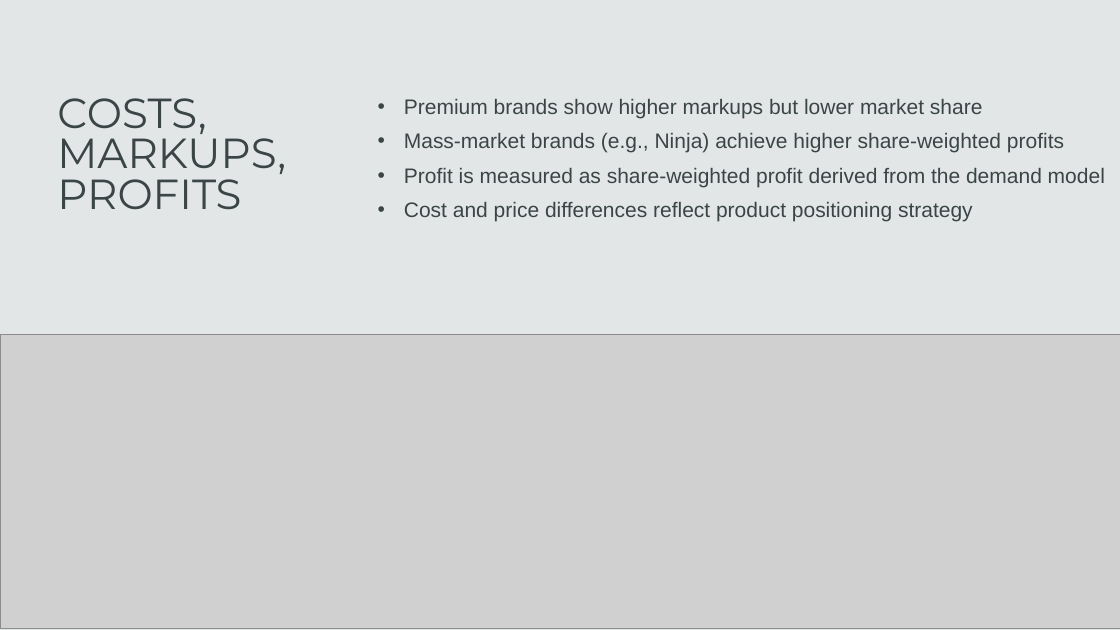
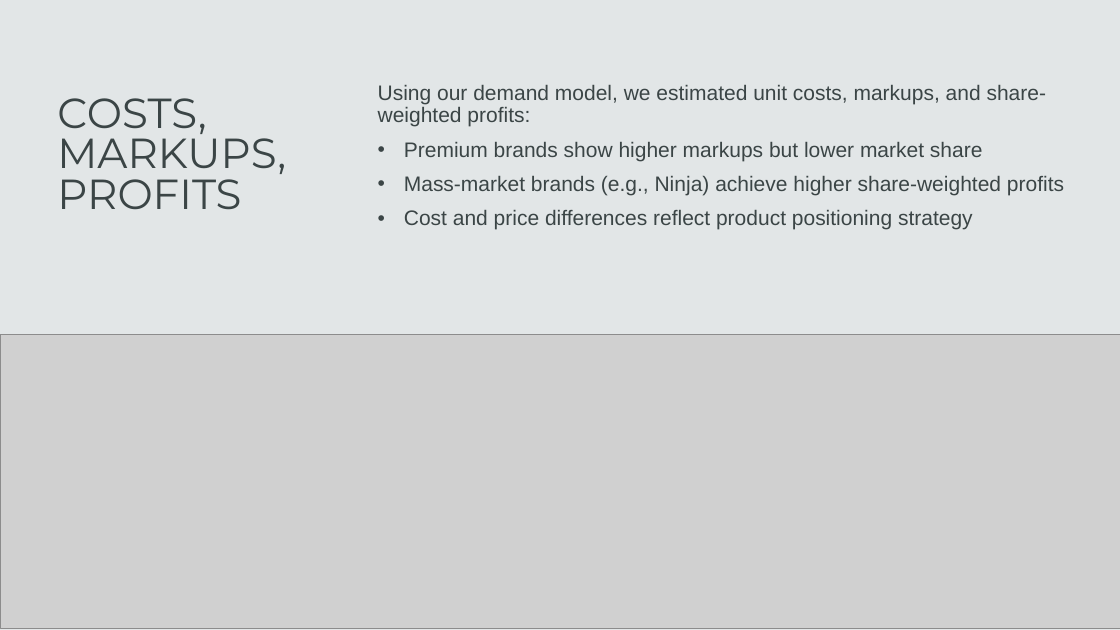
Before and after one commit to AustinChinn03/DS3001Final, a slide deck: slide 5 of Presentation/DS3001.pptx. Drawn at 1120x630 pixels with LibreOffice and Linux fonts; fonts in the diff are those of the drawing; grey boxes stand for pictures. Boxes give left, top, right and bottom in pixels: in the first picture for what was removed or moved away, otherwise in the second. Text is boxed around its words. In the diff, an @@ line names an element or a change of style, - is before the commit and + after.

```diff
--- a/Presentation/DS3001.pptx
+++ b/Presentation/DS3001.pptx
@@ text "Using our demand model, we ...": place and size @@
-text "Using our demand model, we ..." at (404, 99, 1105, 221)
+text "Using our demand model, we ..." at (378, 85, 1064, 230)
@@ text at (378, 85, 1047, 127): paragraph added @@
+Using our demand model, we estimated unit costs, markups, and share-weighted profits:
@@ text at (404, 168, 1105, 187): paragraph removed @@
-• Profit is measured as share-weighted profit derived from the demand model
```
Also in this commit, not shown: 4 other slides changed, 1 other file.
